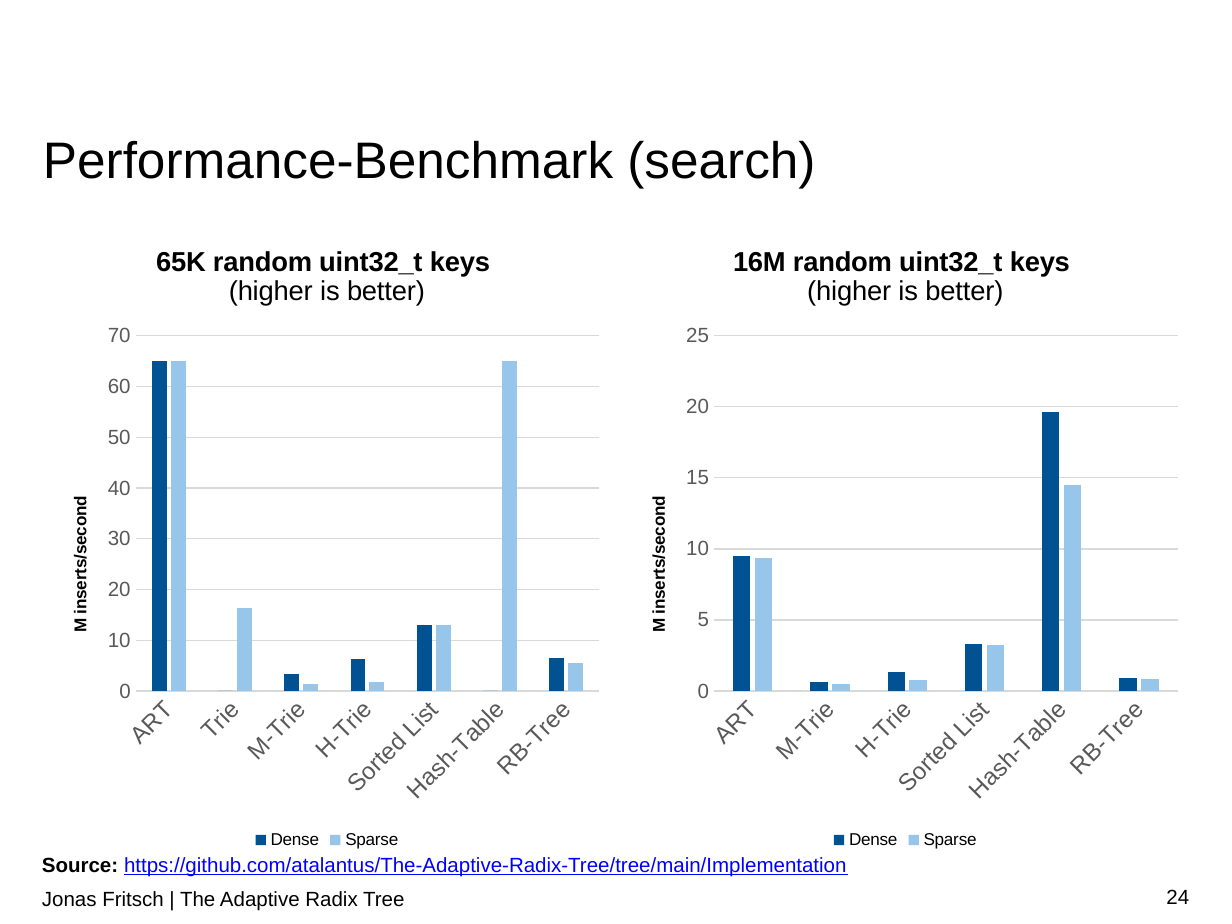
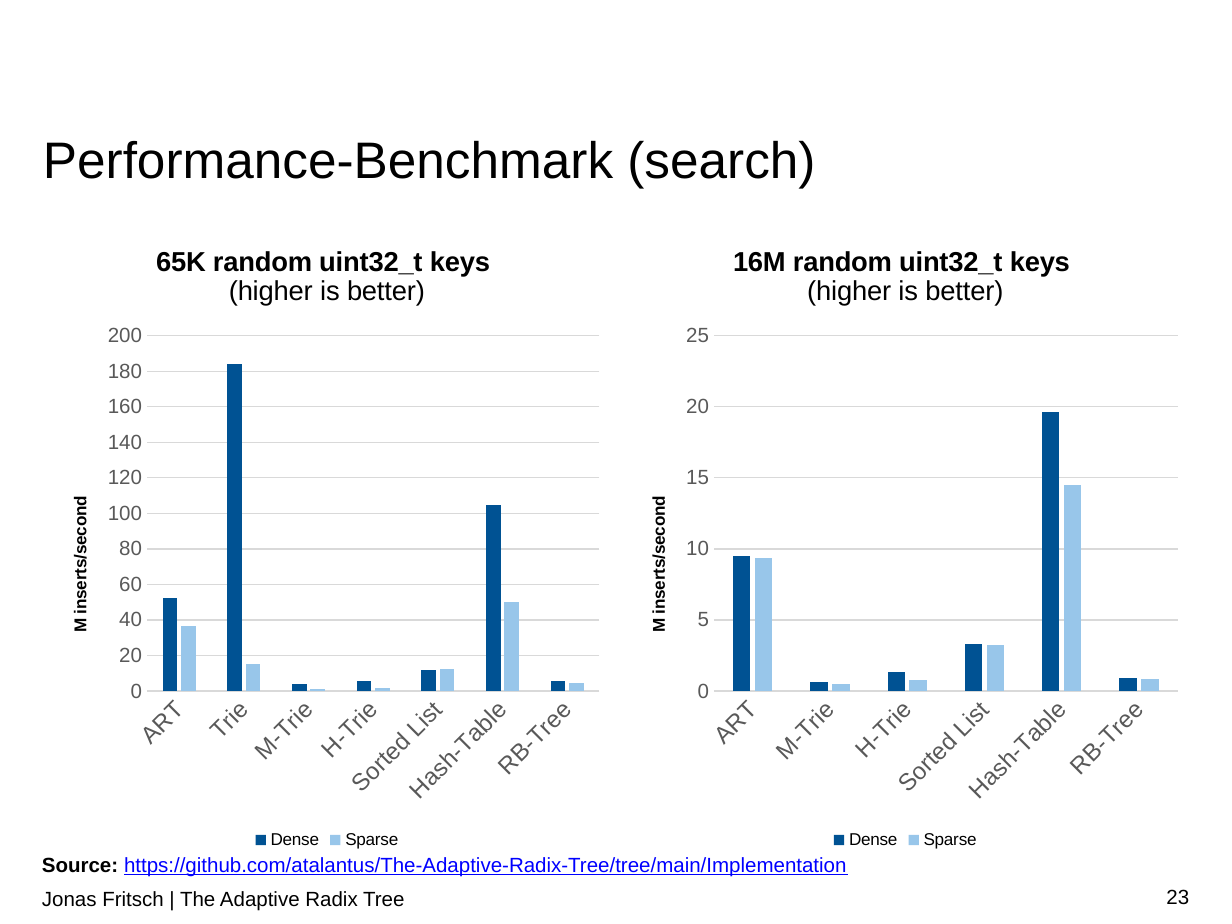
Before and after one commit to atalantus/The-Adaptive-Radix-Tree, a slide deck: slide 23 of Presentation/The Adaptive Radix Tree.pptx (slide 24 before the commit). Drawn at 1232x924 pixels with LibreOffice and Linux fonts; fonts in the diff are those of the drawing; background and template pictures are left out. Boxes give left, top, right and bottom in pixels: in the first picture for what was removed or moved away, otherwise in the second. Text is boxed around its words. In the diff, an @@ line names an element or a change of style, - is before the commit and + after.

```diff
--- a/Presentation/The Adaptive Radix Tree.pptx
+++ b/Presentation/The Adaptive Radix Tree.pptx
@@ column chart at [43, 222, 611, 855] @@
-Dense: 65, 0, 3, 6, 13, 0, 6
+Dense: 52, 184, 4, 5, 12, 105, 6
-Sparse: 65, 16, 1, 2, 13, 65, 5
+Sparse: 37, 15, 1, 2, 12, 50, 5
@@ page number at [1166, 889, 1189, 905]: text changed @@
-24
+23
```
Also in this commit, not shown: 2 other slides changed, 1 slide removed.
